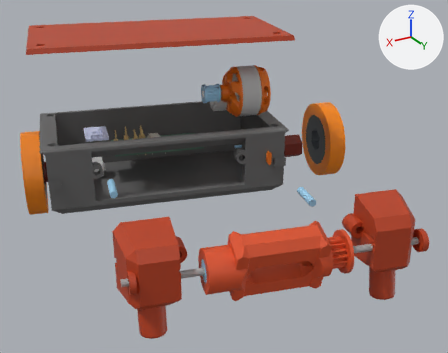
A saved change to the Blender file Poster/Renders/BarrelRollV3 copy.blend.
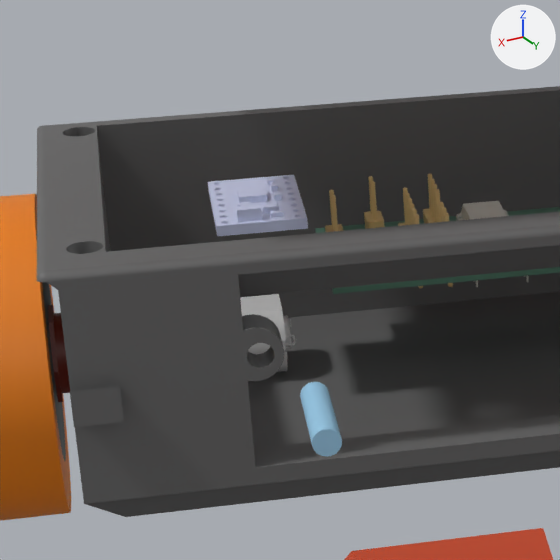
The first picture shows the older version from a 50 mm camera at (1.55, 3.42, 1.31) aimed at (0.01, 0.85, 0.02). The close-ups show the older and then the newer version on the part from 7% to 39% of the width and 23% to 64% of the height of that picture. Only the edits that show in the close-ups are written down. Every picture has the same lights, and +X, +Y and +Z are marked at upper right.

The first close-up shows 'empty_13', 'empty_19', 'empty_24', 'empty_32', 'empty_4', 'empty_49', 'empty_51', 'empty_54', 'empty_6', 'empty_8' and 5 more.
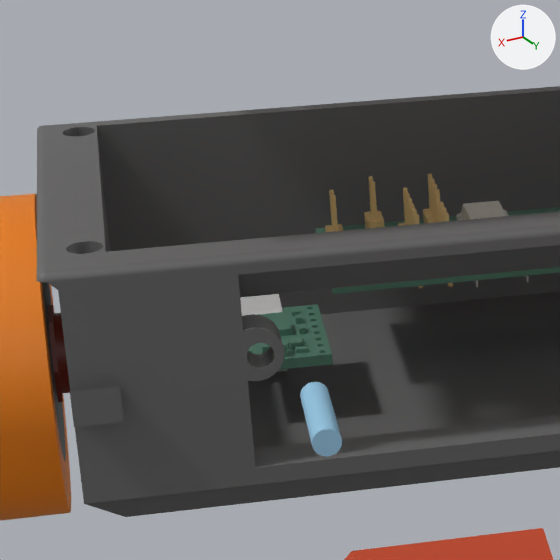
Location of each change, [x1, y1, x2, y2] in pixels of the close-ups (560 x 560 px):
'empty_4', recoloured, moved: before [208, 175, 308, 237]; after [248, 304, 333, 370]

Patch to the scene script:
```diff
--- a/Poster/Renders/BarrelRollV3 copy.blend.py
+++ b/Poster/Renders/BarrelRollV3 copy.blend.py
@@ mat_material_003 @@
 mat_material_003 = principled_material('Material.003')
-mat_material_003.base_color = (0.591, 0.638, 0.855)  # pale blue #cad1ee
+mat_material_003.base_color = (0.0802, 0.202, 0.141)  # dark green #507c69
@@ ob_empty_4 @@
 ob_empty_4 = bpy.data.objects.new('empty_4', me_mesh_002)
-ob_empty_4.location = (0.0, 0.0, 0.0)
+ob_empty_4.location = (0.0, 0.06, -0.189)
 ob_empty_4.rotation_euler = (0.00419, 0.0, -0.275)  # degrees (0.2, 0, -16)
```
